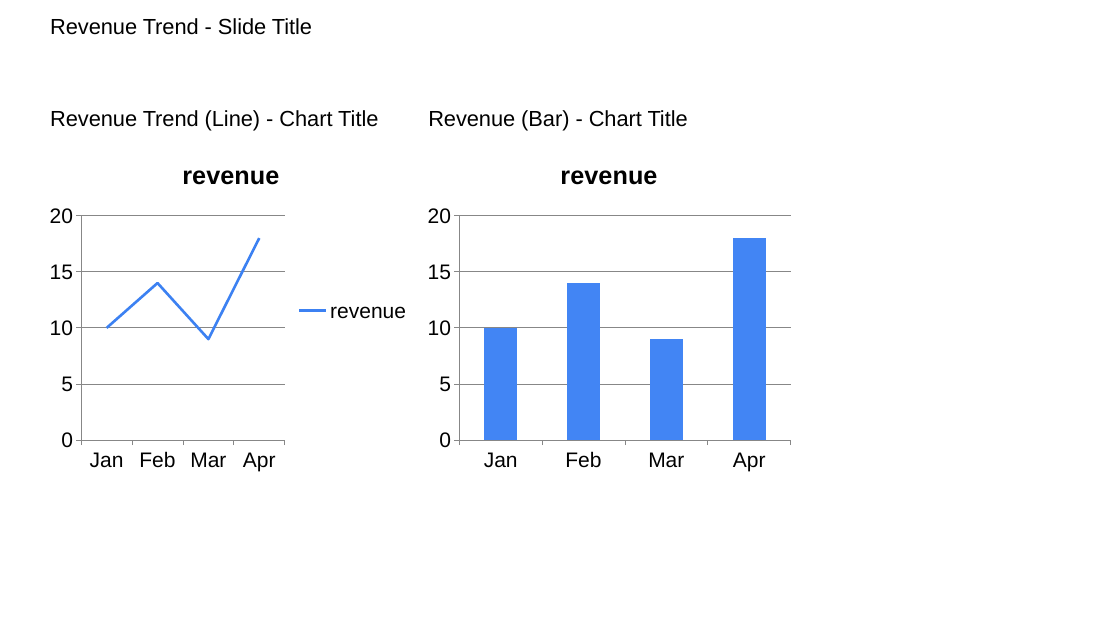
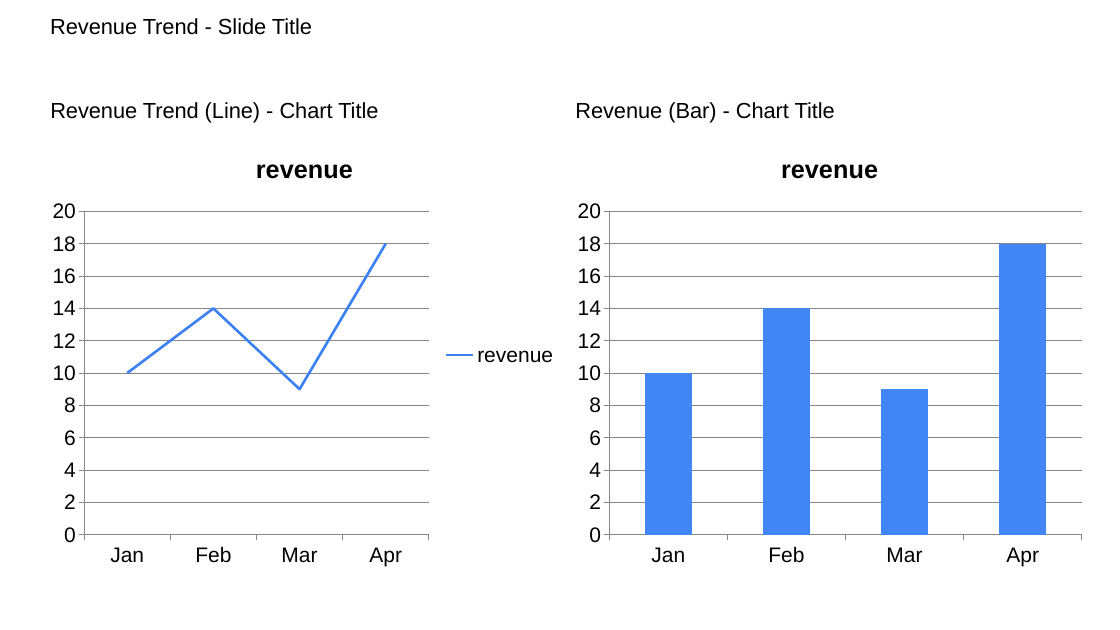
Before and after one commit to josephcobb111/deckbridge, a slide deck: slide 3 of notebooks/demo.pptx. Drawn at 1120x630 pixels with LibreOffice and Linux fonts; fonts in the diff are those of the drawing. Boxes give left, top, right and bottom in pixels: in the first picture for what was removed or moved away, otherwise in the second. Text is boxed around its words. In the diff, an @@ line names an element or a change of style, - is before the commit and + after.

Commit message:
two, three chart layouts

```diff
--- a/notebooks/demo.pptx
+++ b/notebooks/demo.pptx
@@ text "Revenue Trend (Line) - Chart ...": place and size @@
-text "Revenue Trend (Line) - Chart ..." at [50, 110, 378, 131]
+text "Revenue Trend (Line) - Chart ..." at [50, 102, 378, 123]
@@ text "Revenue (Bar) - Chart Title": place and size @@
-text "Revenue (Bar) - Chart Title" at [428, 110, 688, 131]
+text "Revenue (Bar) - Chart Title" at [575, 102, 835, 123]
@@ line chart: place and size @@
-line chart at [42, 143, 420, 479]
+line chart at [42, 134, 567, 576]
@@ column chart: place and size @@
-column chart at [420, 143, 798, 479]
+column chart at [567, 134, 1092, 576]
```
Also in this commit, not shown: 1 other slide changed, 1 other file.
